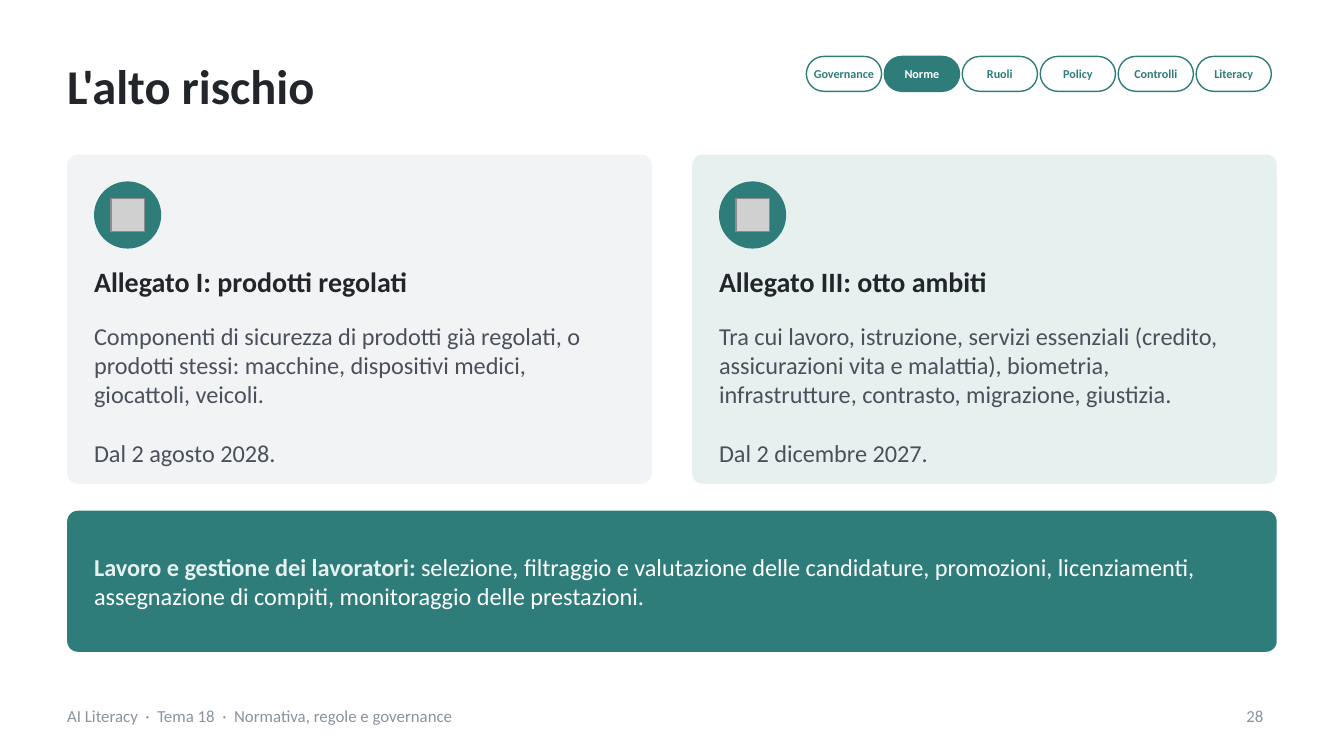
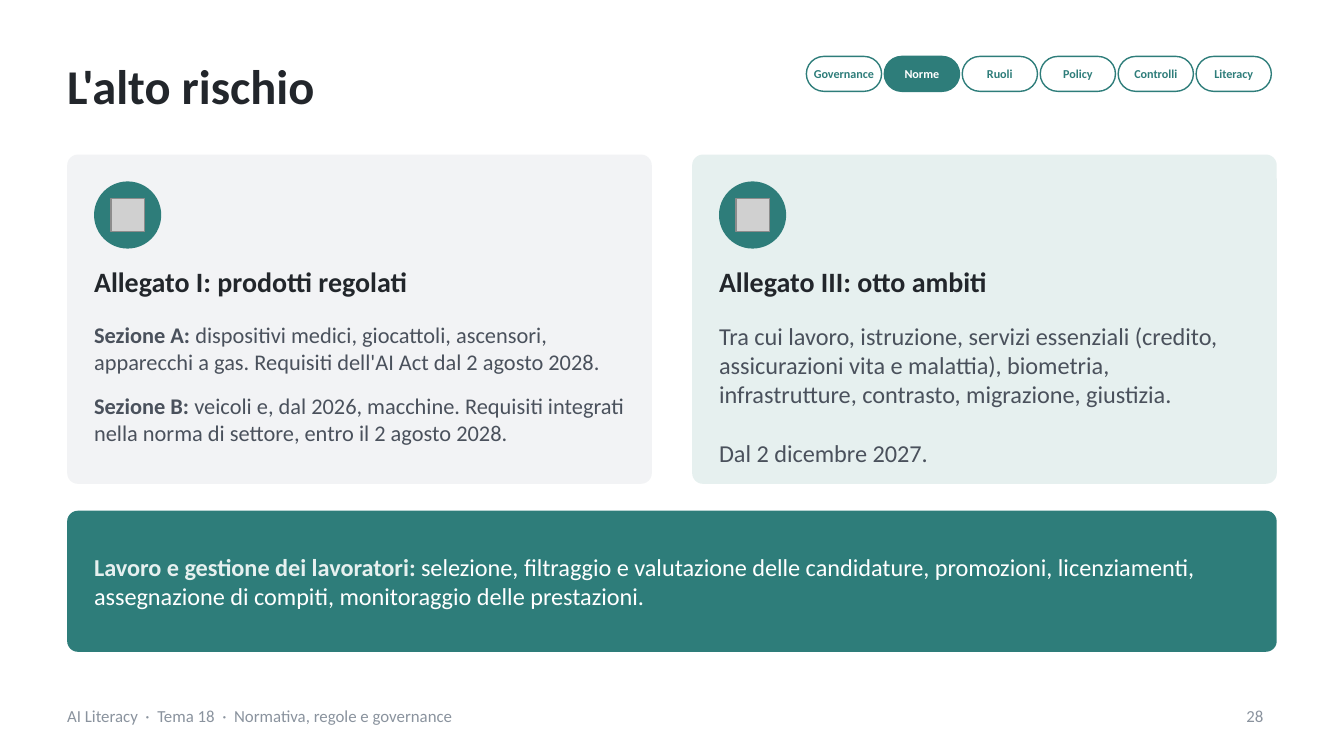
Before and after one commit to NetAi-IT/Formazione-AI-Literacy-Official, a slide deck: slide 28 of Base/Tema18_Normativa_regole_governance_AI.pptx. Drawn at 1344x756 pixels with LibreOffice and Linux fonts; fonts in the diff are those of the drawing; grey boxes stand for pictures. Boxes give left, top, right and bottom in pixels: in the first picture for what was removed or moved away, otherwise in the second. Text is boxed around its words. In the diff, an @@ line names an element or a change of style, - is before the commit and + after.

```diff
--- a/Base/Tema18_Normativa_regole_governance_AI.pptx
+++ b/Base/Tema18_Normativa_regole_governance_AI.pptx
@@ text at <box>94,327,624,445</box>: text changed; size 13 to 12 pt @@
-Componenti di sicurezza di prodotti già regolati, o prodotti stessi: macchine, dispositivi medici, giocattoli, veicoli.
-Dal 2 agosto 2028.
+Sezione A: dispositivi medici, giocattoli, ascensori, apparecchi a gas. Requisiti dell'AI Act dal 2 agosto 2028.
+Sezione B: veicoli e, dal 2026, macchine. Requisiti integrati nella norma di settore, entro il 2 agosto 2028.
```
Also in this commit, not shown: 31 other files.
